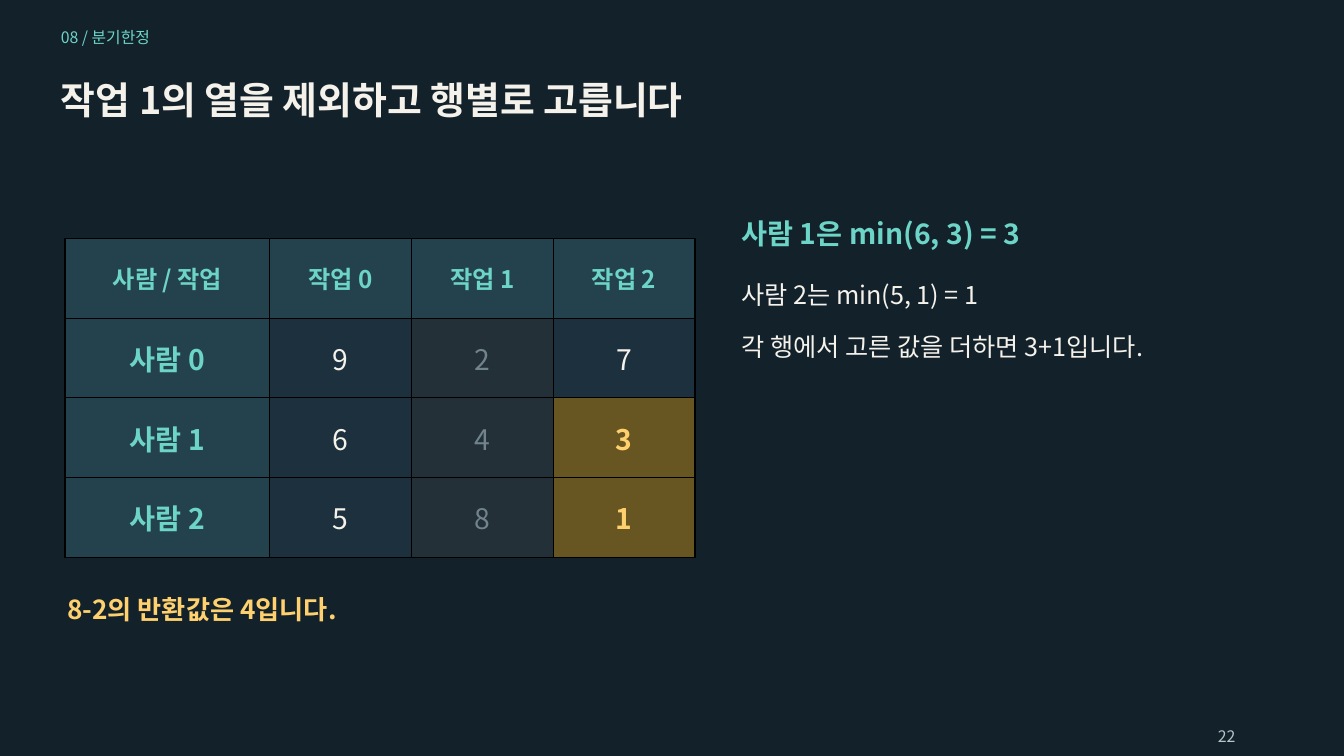
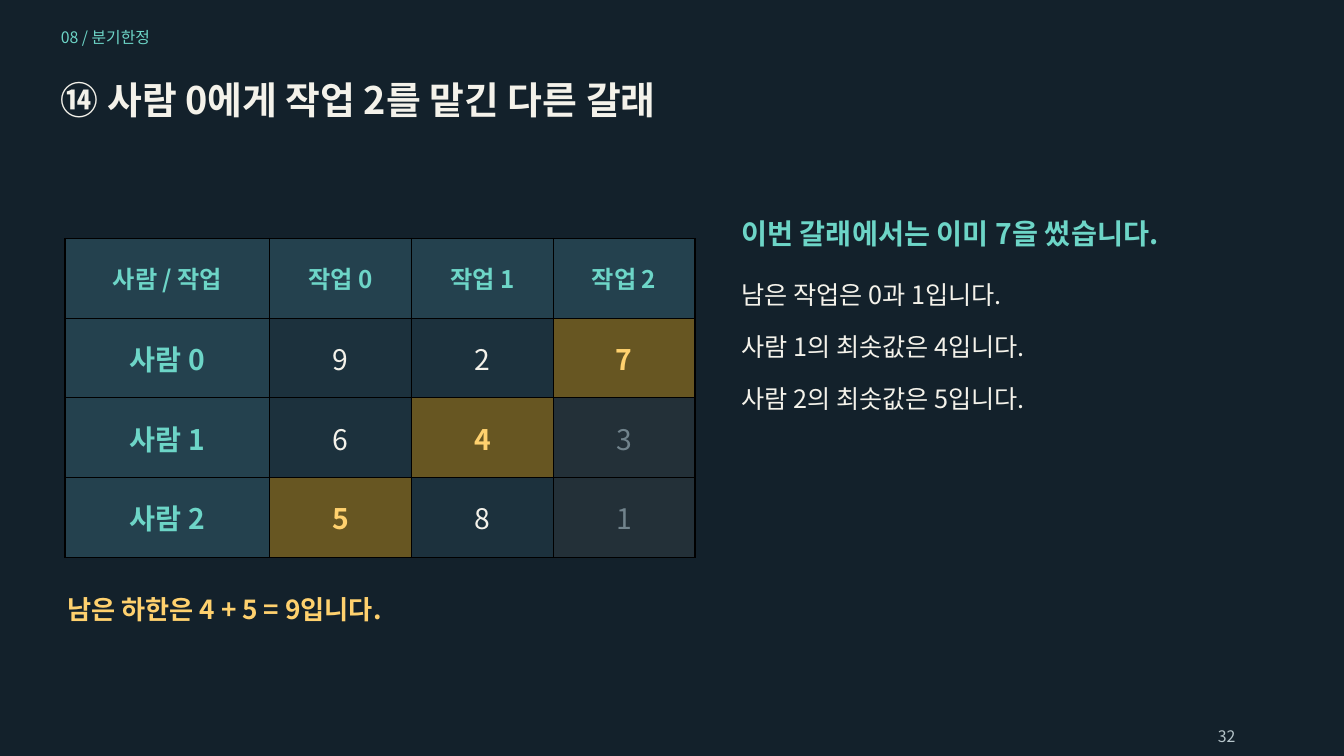
Before and after one commit to Sangdon-Park/Sangdon-Park.github.io, a slide deck: slide 32 of data/알고리즘/8장_분기한정_기법.pptx (slide 22 before the commit). Drawn at 1344x756 pixels with LibreOffice and Linux fonts; fonts in the diff are those of the drawing. Boxes give left, top, right and bottom in pixels: in the first picture for what was removed or moved away, otherwise in the second. Text is boxed around its words. In the diff, an @@ line names an element or a change of style, - is before the commit and + after.

```diff
--- a/data/알고리즘/8장_분기한정_기법.pptx
+++ b/data/알고리즘/8장_분기한정_기법.pptx
@@ text at [61,82,656,118]: text changed @@
-작업 1의 열을 제외하고 행별로 고릅니다
+⑭ 사람 0에게 작업 2를 맡긴 다른 갈래
@@ table at [66,238,697,558] @@
@@ fill #233038 to #1C313D in 2 cells @@
@@ fill #1C313D to #675622 in 2 cells @@
@@ fill #233038 to #675622 in row 3, column 3 @@
@@ fill #675622 to #233038 in 2 cells @@
@@ text colour #71838C to #F4F2EA in "2", "8" @@
@@ text colour #F4F2EA to #FFD16E in "7", "5" @@
@@ bold on in "7", "4", "5" @@
@@ text colour #71838C to #FFD16E in "4" @@
@@ text colour #FFD16E to #71838C, bold off in "3", "1" @@
@@ text at [741,220,1159,247]: text changed @@
-사람 1은 min(6, 3) = 3
+이번 갈래에서는 이미 7을 썼습니다.
@@ text at [741,283,1002,306]: text changed @@
-사람 2는 min(5, 1) = 1
+남은 작업은 0과 1입니다.
@@ text at [741,335,1025,358]: text changed @@
-각 행에서 고른 값을 더하면 3+1입니다.
+사람 1의 최솟값은 4입니다.
@@ text added at [741,387,1025,410], 18 pt, text #F4F2EA @@
+사람 2의 최솟값은 5입니다.
@@ text at [67,597,381,622]: text changed @@
-8-2의 반환값은 4입니다.
+남은 하한은 4 + 5 = 9입니다.
@@ text at [1218,730,1236,742]: text changed @@
-22
+32
```
Also in this commit, not shown: 53 other slides changed, 12 slides added, 3 slides removed, 4 other files.
